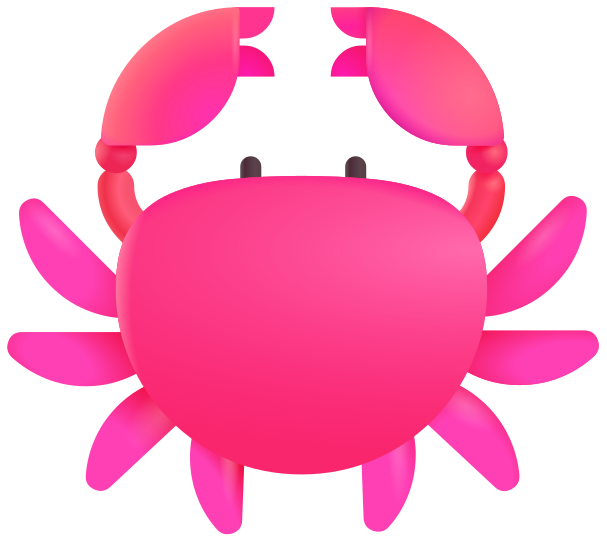
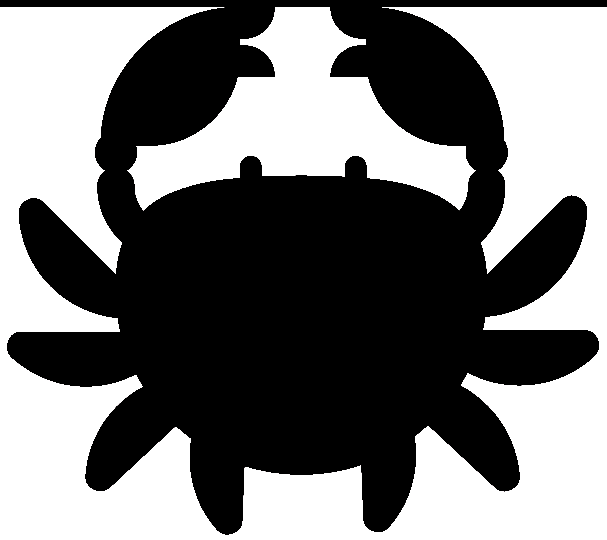
Revision of a layered 607px x 540px image; what changed, layer by layer:
added layer "Layer" above "🦀" over <box>0,0,607,535</box>
hid "Background" over <box>0,0,607,535</box>
